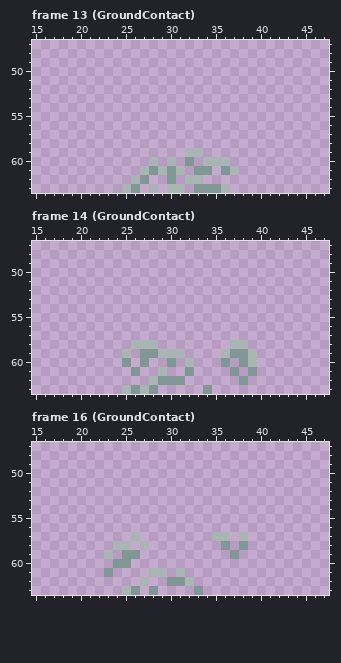
Two versions of one pixel-art file, ArcadePrototype/Assets/Art/JumpParticles.aseprite. This is how it looked before the edit.
64x64 pixels, 16 frames. Shown: frame 13 (GroundContact): x 15..47, y 47..63; frame 14 (GroundContact): x 15..47, y 47..63; frame 16 (GroundContact): x 15..47, y 47..63. The commit also changed other frames, which this record leaves out.
The result:
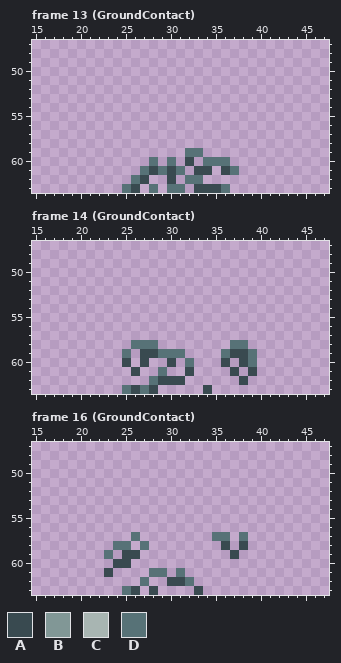
Palette (. is transparent): A #394a50  B #819796  C #a8b5b2  D #577277
What changed:
--- frame 13 (GroundContact), layer "Layer 1"
@@ x 23..39 @@
 58 .................
-59 .........CC......
-60 .....C.C.B.CCC...
-61 ....CBCBC.BB.BC..
-62 ...CB..B.CC......
-63 ..CB.C.CC.BBBC...
+59 .........DD......
+60 .....D.D.A.DDD...
+61 ....DADAD.AA.AD..
+62 ...DA..A.DD......
+63 ..DA.D.DD.AAAD...
--- frame 14 (GroundContact), layer "Layer 1"
@@ x 23..41 @@
 57 ...................
-58 ...CCC........CC...
-59 ..C.BBCCC....CBBC..
-60 ..B.B..B.C...B.BC..
-61 ...B..C..B....B.B..
-62 .....CBBB......B...
-63 ..CBCB.....B.......
+58 ...DDD........DD...
+59 ..D.AADDD....DAAD..
+60 ..A.A..A.D...A.AD..
+61 ...A..D..A....A.A..
+62 .....DAAA......A...
+63 ..DADA.....A.......
--- frame 16 (GroundContact), layer "Layer 1"
@@ x 21..40 @@
 56 ....................
-57 .....C........CC.C..
-58 ...CC.C........B.B..
-59 ..C.BB..........B...
-60 ...BB...............
-61 ..B....CC.C.........
-62 ......C..BBC........
-63 ....CB.B....B.......
+57 .....D........DD.D..
+58 ...DD.D........A.A..
+59 ..D.AA..........A...
+60 ...AA...............
+61 ..A....DD.D.........
+62 ......D..AAD........
+63 ....DA.A....A.......
Where, in picture pixels (left, top, right, bottom), the same in both pictures:
changed: (122, 148, 239, 193)
changed: (122, 340, 257, 394)
changed: (104, 532, 248, 595)
